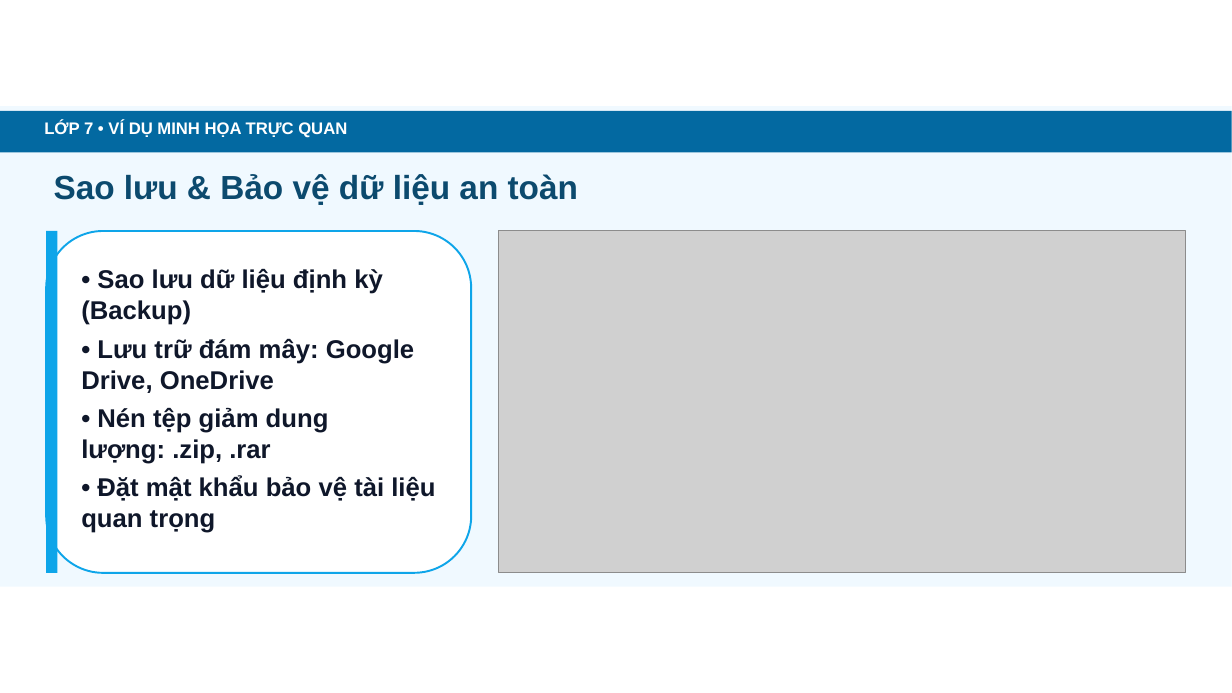
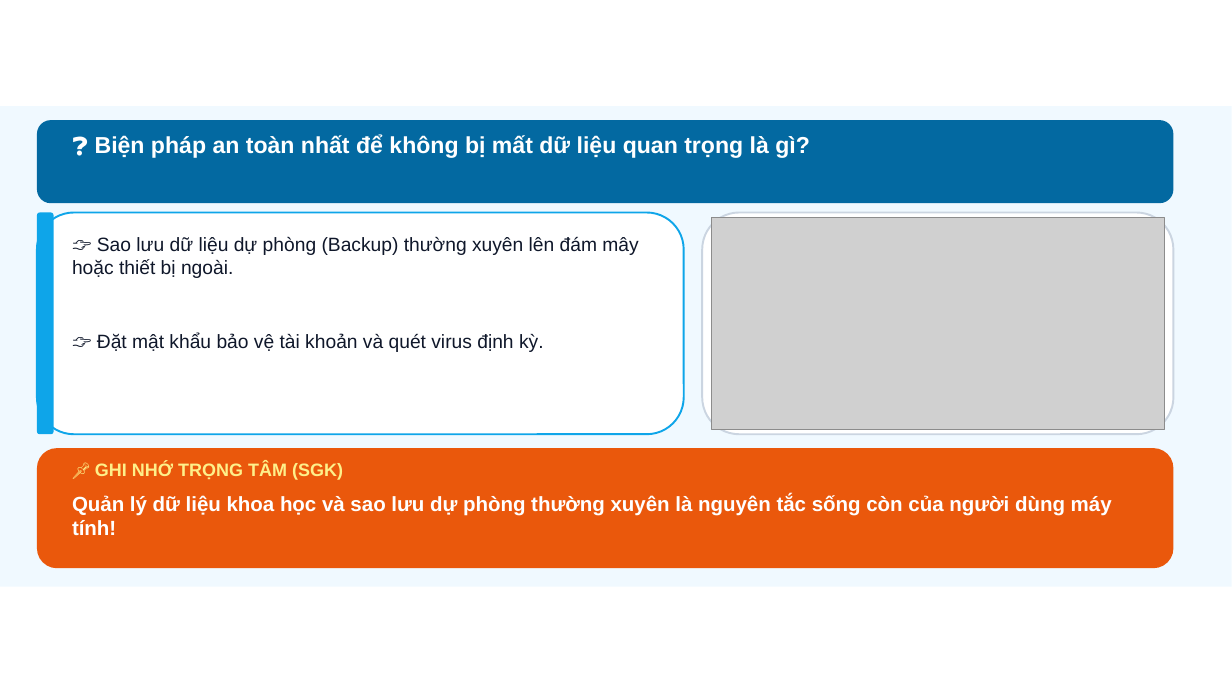
Before and after one commit to dinhnguyenhnue/UNIGO, a slide deck: slide 6 of KHBD_Tin_học/Lớp_7/Tuần_04/Slide_Tin_hoc_Lớp_7_Tiet03_Bai_3_Quan_ly_du_lieu_trong_may_tinh.pptx. Drawn at 1232x693 pixels with LibreOffice and Linux fonts; fonts in the diff are those of the drawing; grey boxes stand for pictures; background and template pictures are left out. Boxes give left, top, right and bottom in pixels: in the first picture for what was removed or moved away, otherwise in the second. Text is boxed around its words. In the diff, an @@ line names an element or a change of style, - is before the commit and + after.

```diff
--- a/KHBD_Tin_học/Lớp_7/Tuần_04/Slide_Tin_hoc_Lớp_7_Tiet03_Bai_3_Quan_ly_du_lieu_trong_may_tinh.pptx
+++ b/KHBD_Tin_học/Lớp_7/Tuần_04/Slide_Tin_hoc_Lớp_7_Tiet03_Bai_3_Quan_ly_du_lieu_trong_may_tinh.pptx
@@ rounded rectangle: place and size @@
-rounded rectangle at box(0, 111, 1232, 152)
+rounded rectangle at box(37, 120, 1174, 203)
@@ rounded rectangle at box(37, 120, 1174, 203): rectangle to rounded rectangle @@
@@ text at box(95, 134, 810, 158): text changed; size 13 to 18 pt @@
-LỚP 7 • VÍ DỤ MINH HỌA TRỰC QUAN
+❓ Biện pháp an toàn nhất để không bị mất dữ liệu quan trọng là gì?
@@ text removed at box(54, 174, 578, 205) @@
-Sao lưu & Bảo vệ dữ liệu an toàn
@@ rounded rectangle: place and size @@
-rounded rectangle at box(46, 231, 471, 573)
+rounded rectangle at box(37, 213, 684, 434)
@@ rounded rectangle added at box(37, 213, 54, 434), fill #0EA5E9 @@
@@ rectangle removed at box(46, 231, 57, 573) @@
@@ text added at box(72, 237, 638, 278), 15 pt, text #0F172A @@
+👉 Sao lưu dữ liệu dự phòng (Backup) thường xuyên lên đám mây hoặc thiết bị ngoài.
@@ picture removed at box(499, 231, 1186, 573) @@
@@ rounded rectangle added at box(702, 213, 1174, 434), fill #FFFFFF, outline #CBD5E1 1.5 pt @@
@@ picture added at box(712, 217, 1165, 430) @@
@@ text at box(97, 333, 544, 352): text changed; size 20 to 15 pt; bold off @@
-• Sao lưu dữ liệu định kỳ (Backup)
-• Lưu trữ đám mây: Google Drive, OneDrive
-• Nén tệp giảm dung lượng: .zip, .rar
-• Đặt mật khẩu bảo vệ tài liệu quan trọng
+👉 Đặt mật khẩu bảo vệ tài khoản và quét virus định kỳ.
@@ rounded rectangle added at box(37, 448, 1174, 568), fill #EA580C @@
@@ text added at box(95, 462, 343, 480), 14 pt, text #FEF08A, bold @@
+📌 GHI NHỚ TRỌNG TÂM (SGK)
@@ text added at box(72, 495, 1112, 535), 16 pt, text #FFFFFF, bold @@
+Quản lý dữ liệu khoa học và sao lưu dự phòng thường xuyên là nguyên tắc sống còn của người dùng máy tính!
```
Also in this commit, not shown: 1 other slide changed, 6 slides added, 8 slides removed, 28 other files.
